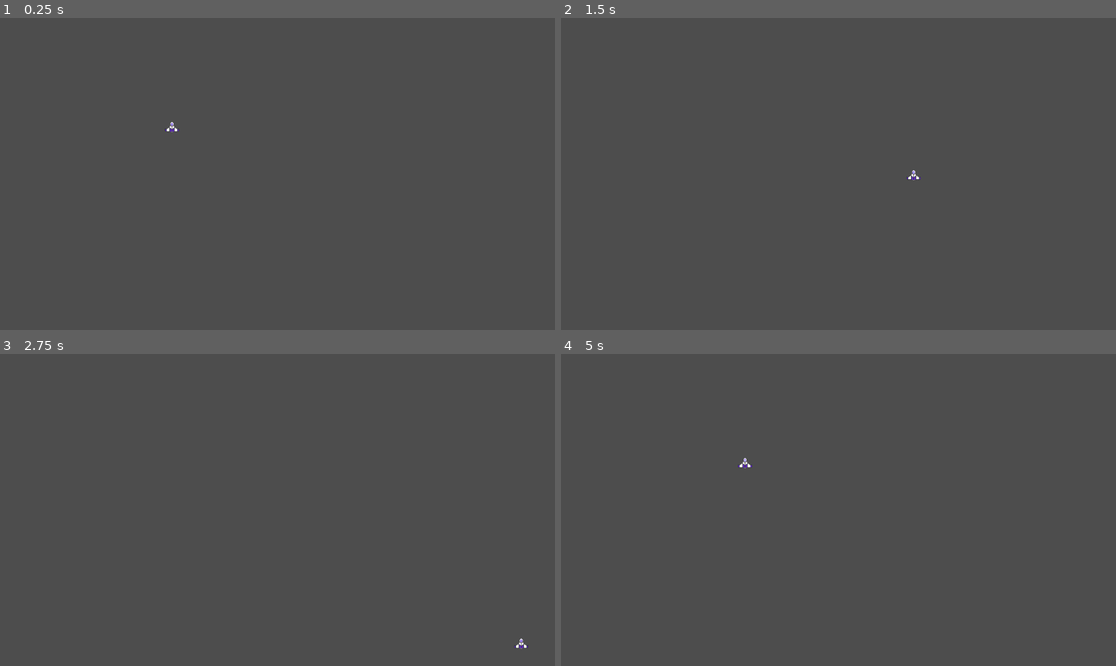
Above: before the commit, frames 1-4 (two rows, left to right).
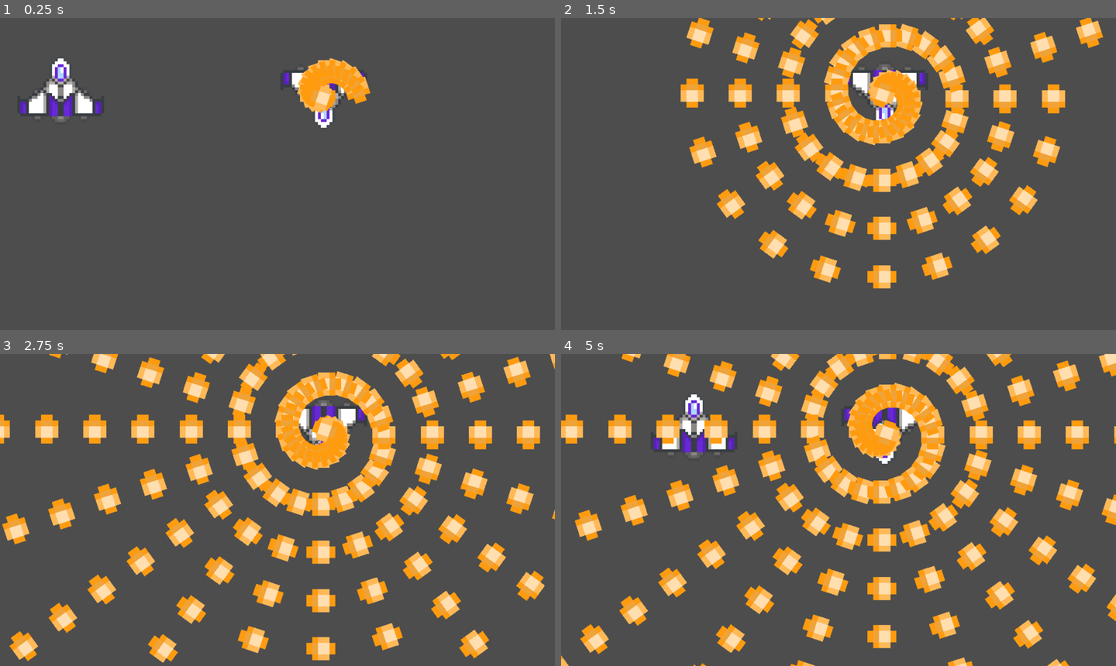
Above: after the commit, the same moments.

Repository: matias0621/Bullet-Hell
Game: Godot game, scene res://Scene/world.tscn
Same seed, same stepped clock (60 frames per second), same inputs: the game is played once before the commit and once after it.
Inputs:
- Up to frame 1 (0.25 s): no input
- Up to frame 2 (1.5 s): hold D (right) 0.53-1.28 s; hold S (down) from 1.28 s (still down)
- Up to frame 3 (2.75 s): release S (down) at 2.03 s; hold D (right) from 2.03 s (still down)
- Up to frame 4 (5 s): release D (right) at 2.78 s; hold W (up) 2.78-3.53 s; hold A (left) from 3.53 s (still down)

The runs differ from the first frame. In frame 1, 3.0% of the frame differs, in the area x 3-67%, y 12-37%; in frame 2, 18%; in frame 3, 24%; in frame 4, 25%, in the area x 0-100%, y 0-100%.

Commit message:
starting with bullet patterns

Diff:
--- /dev/null
+++ b/Scene/bullet.tscn
@@ -0,0 +1,49 @@
+[gd_scene load_steps=8 format=3 uid="uid://cv8k2sl6xn25h"]
+
+[ext_resource type="Script" uid="uid://u8ecfjy6jos4" path="res://Script/bullet.gd" id="1_k7h5k"]
+[ext_resource type="Texture2D" uid="uid://8jsgti2lm3t7" path="res://Assets/Nebula Shot Levels - Sprite Sheet 32x32.png" id="1_w63l4"]
+
+[sub_resource type="AtlasTexture" id="AtlasTexture_k7h5k"]
+atlas = ExtResource("1_w63l4")
+region = Rect2(0, 0, 32, 32)
+
+[sub_resource type="AtlasTexture" id="AtlasTexture_jm66p"]
+atlas = ExtResource("1_w63l4")
+region = Rect2(32, 0, 32, 32)
+
+[sub_resource type="AtlasTexture" id="AtlasTexture_sj187"]
+atlas = ExtResource("1_w63l4")
+region = Rect2(64, 0, 32, 32)
+
+[sub_resource type="AtlasTexture" id="AtlasTexture_kt36j"]
+atlas = ExtResource("1_w63l4")
+region = Rect2(96, 0, 32, 32)
+
+[sub_resource type="SpriteFrames" id="SpriteFrames_1p02l"]
+animations = [{
+"frames": [{
+"duration": 1.0,
+"texture": SubResource("AtlasTexture_k7h5k")
+}, {
+"duration": 1.0,
+"texture": SubResource("AtlasTexture_jm66p")
+}, {
+"duration": 1.0,
+"texture": SubResource("AtlasTexture_sj187")
+}, {
+"duration": 1.0,
+"texture": SubResource("AtlasTexture_kt36j")
+}],
+"loop": true,
+"name": &"default",
+"speed": 5.0
+}]
+
+[node name="Bullet" type="Node2D"]
+script = ExtResource("1_k7h5k")
+
+[node name="AnimatedSprite2D" type="AnimatedSprite2D" parent="."]
+scale = Vector2(2, 2)
+sprite_frames = SubResource("SpriteFrames_1p02l")
+frame = 1
+frame_progress = 0.0646931
--- /dev/null
+++ b/Scene/enemy.tscn
@@ -0,0 +1,26 @@
+[gd_scene load_steps=5 format=3 uid="uid://cch6gxyq6r7pq"]
+
+[ext_resource type="Script" uid="uid://bf23c00u6q5nm" path="res://Script/bullet_controller.gd" id="1_4jekx"]
+[ext_resource type="Texture2D" uid="uid://8jsgti2lm3t7" path="res://Assets/Nebula Shot Levels - Sprite Sheet 32x32.png" id="1_yww8s"]
+
+[sub_resource type="AtlasTexture" id="AtlasTexture_4jekx"]
+atlas = ExtResource("1_yww8s")
+region = Rect2(128, 0, 32, 32)
+
+[sub_resource type="SpriteFrames" id="SpriteFrames_s685e"]
+animations = [{
+"frames": [{
+"duration": 1.0,
+"texture": SubResource("AtlasTexture_4jekx")
+}],
+"loop": true,
+"name": &"default",
+"speed": 5.0
+}]
+
+[node name="Enemy" type="Node2D"]
+script = ExtResource("1_4jekx")
+
+[node name="AnimatedSprite2D" type="AnimatedSprite2D" parent="."]
+rotation = 3.14159
+sprite_frames = SubResource("SpriteFrames_s685e")
--- a/Scene/world.tscn
+++ b/Scene/world.tscn
@@ -1,9 +1,18 @@
-[gd_scene load_steps=2 format=3 uid="uid://dpipe3euckdjt"]
+[gd_scene load_steps=3 format=3 uid="uid://dpipe3euckdjt"]
 
 [ext_resource type="PackedScene" uid="uid://bqfxypv50uesx" path="res://Scene/nave.tscn" id="1_emx41"]
+[ext_resource type="PackedScene" uid="uid://cch6gxyq6r7pq" path="res://Scene/enemy.tscn" id="2_dlwip"]
 
 [node name="World" type="Node2D"]
 
 [node name="Nave" parent="." instance=ExtResource("1_emx41")]
 position = Vector2(357, 227)
 speed = 500.0
+
+[node name="Camera2D" type="Camera2D" parent="."]
+position = Vector2(432, 256)
+zoom = Vector2(5, 5)
+
+[node name="Enemy" parent="." instance=ExtResource("2_dlwip")]
+position = Vector2(448, 229)
+amount_bullet = 20
--- /dev/null
+++ b/Script/bullet.gd
@@ -0,0 +1,11 @@
+class_name Bullet
+extends Node2D
+
+@export var speed = 50
+
+
+func set_rotation_bullet(new_rotation:float):
+	rotation_degrees = new_rotation
+
+func _process(delta: float) -> void:
+	position += transform.x * speed * delta
--- /dev/null
+++ b/Script/bullet_controller.gd
@@ -0,0 +1,19 @@
+extends Node
+
+var attack = true
+@export var amount_bullet:int = 5
+var rotate = 0
+const BULLET = preload("res://Scene/bullet.tscn")
+
+
+func _process(delta: float) -> void:
+	rotate -= get_rotation_for_bullet()
+
+	var bullet: Bullet = BULLET.instantiate()
+	bullet.position = self.position
+	bullet.set_rotation_bullet(rotate)
+	get_tree().root.add_child(bullet)
+
+
+func get_rotation_for_bullet() -> float:
+	return 360 / amount_bullet
--- a/project.godot
+++ b/project.godot
@@ -14,6 +14,13 @@
 run/main_scene="uid://dpipe3euckdjt"
 config/features=PackedStringArray("4.4", "GL Compatibility")
 config/icon="res://icon.svg"
+
+[display]
+
+window/size/viewport_width=1920
+window/size/viewport_height=1080
+window/size/window_width_override=960
+window/size/window_height_override=540
 
 [input]
 
Not shown, added: Script/bullet.gd.uid
Not shown, added: Script/bullet_controller.gd.uid
